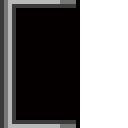
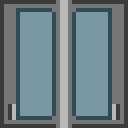
Before/after of a 128 × 128 layered artwork. What changed in the layer stack:
added layer "inboard" above "Pasted Layer #1" over bbox(4, 0, 128, 128)
added layer "Pasted Layer #1" above "L door copy" over bbox(24, 0, 100, 128)
